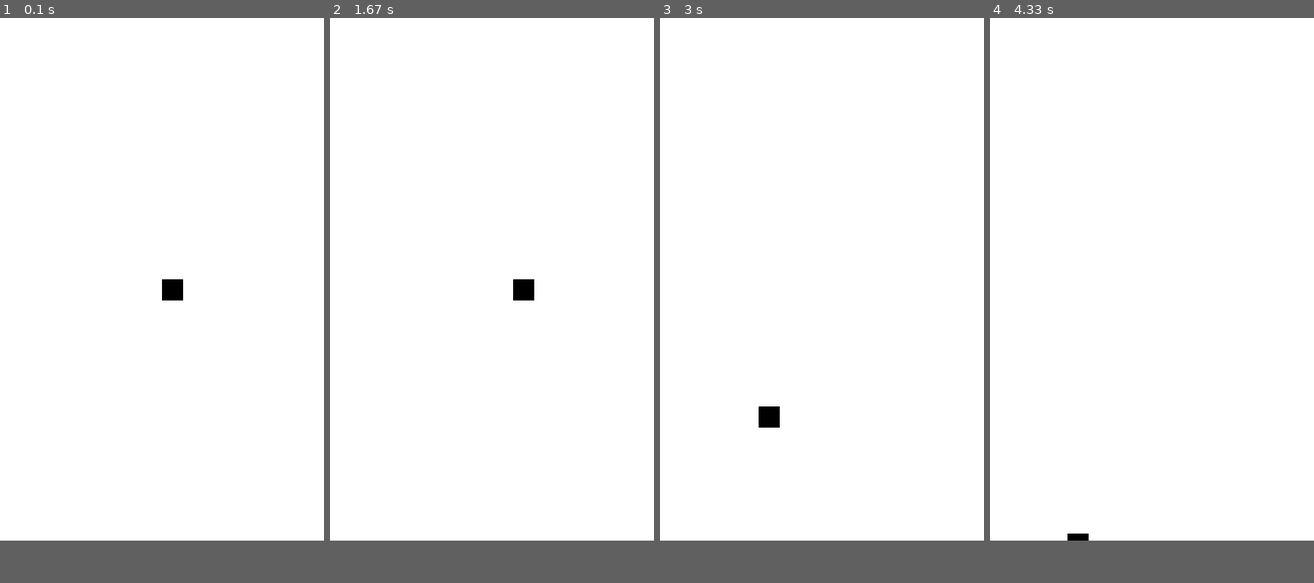
Above: before the commit, frames 1-4 (left to right).
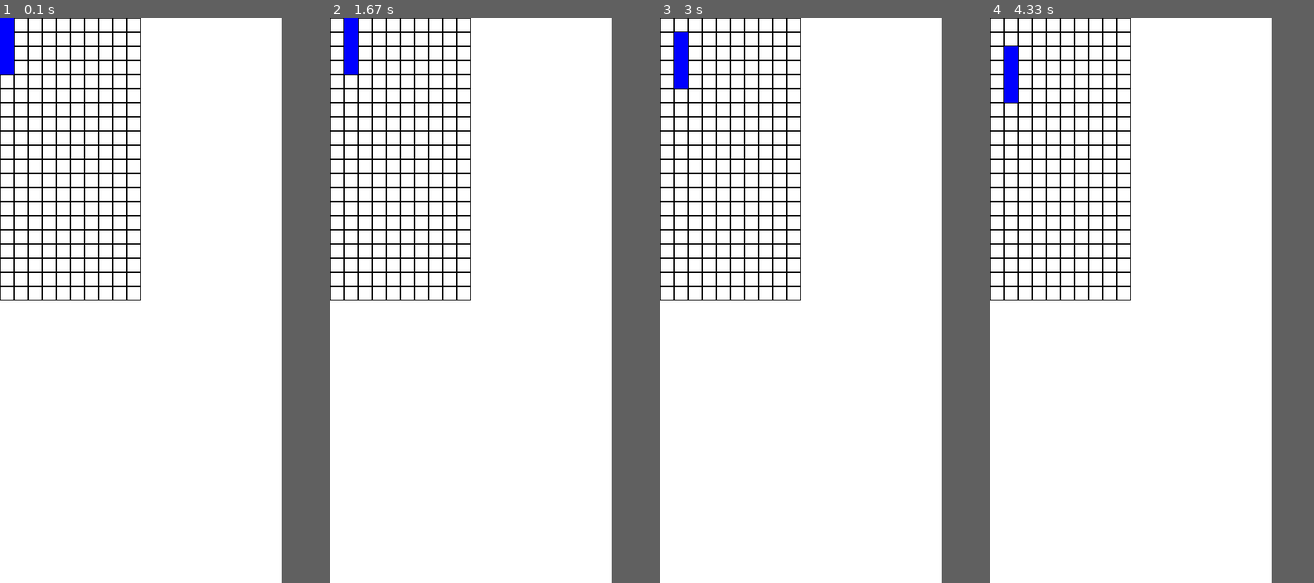
Above: after the commit, the same moments.

Repository: hoowlr13/Pygame
Game: pygame game, started from Tetris/main.py
The game is run twice, just before and just after one commit, with the same random seed, the same clock (stepped at 60 frames per second) and the same inputs.
Inputs:
- Up to frame 1 (0.1 s): no input
- Up to frame 2 (1.67 s): hold Right 0.33-0.8 s; hold Right 0.83-1.3 s; hold Left from 1.33 s (still down)
- Up to frame 3 (3 s): release Left at 1.87 s; hold Down 1.9-2.2 s; hold Left 2.23-2.63 s; hold Right from 2.67 s (still down)
- Up to frame 4 (4.33 s): release Right at 3.3 s; hold Down 3.33-3.7 s; hold Left 3.73-4.2 s; hold Right from 4.23 s (still down)
In our replay, the window is 460x740 before the commit and 400x800 after it. These sizes can differ from the game's own. Grey fills any space a smaller window leaves; there, only what the larger window draws over its background counts as a difference.

The runs differ from the first frame. In frame 1, 4.7% of the frame differs, in the area x 0-57%, y 0-50%; in frame 2, 4.7%; in frame 3, 4.7%; in frame 4, 4.6%.

Commit message:
25_05_17 1주일차
해결해야될 가장 큰문제는
블럭이랑 보드상태가 나누어져있는데 한번에 관리하기
이동할때마다 boardstate를 바꾸는것이 아닌 이동할때 boardstate = not fill이면 이동할수있도록 변경하기 이동할수없다면? fill로 boardstate변경

Diff:
--- a/Tetris/main.py
+++ b/Tetris/main.py
@@ -1,45 +1,140 @@
-# 1일차 목표: 블럭 생성후 화살표로 이동
-# 2일차 목표: 테트리스 틀, 격자 생성 + 키 한번에 한칸씩 이동하게 설정하기
-import pygame
-import os
+import pygame as pg
+from pygame.locals import *
+import os, time, random
 
-xPos = 900
-yPos = 70
-os.environ['SDL_VIDEO_WINDOW_POS'] = f"{xPos},{yPos}"
+# 테트리스는 가로 10 세로 40의 크기로 구성됨
+# 한 칸의 크기는 가로 20 세로 20으로 구성됨
+# 화면의 크기는 200, 800으로 구성
+#
+class App:
+    def __init__(self): # 여기에 사용할 변수, 함수등 다넣어놓고 사용
+        self._running = True
+        self._display_surf = None
+        self.size = self.weight, self.height = 400, 800
+        self.board_x, self.board_y = 10, 20
+        self.EMPTY_board = 0
+        self.FILL_board = 1
+        self.board_state = [[self.EMPTY_board for _ in range(self.board_x)] for _ in range(self.board_y)] # 보드에있는 x, y를 격자 그리드로 설정하고
+        self.bweight, self.bheight = (20, 20)
 
-pygame.init() # 초기화
-screen = pygame.display.set_mode((460, 740))
-clock = pygame.time.Clock()
-running = True
+        self.curren_piece = True # 나중에 블럭의 모양으로 변경경
+        self.block_check = False
+        # 보드의 상태를 나타내는 그리드 완성 후 키보드로 이동하며 블록이 격자안에 채워지면 상태 바꾸기
 
-# Settings
-defRect = (100, 100, 100, 100)
-player_pos = pygame.Vector2(screen.get_width() / 2, screen.get_height() / 2)
-gravity = 0.8
+        self.move = self.moveX, self.moveY = (0, 0)
+        self.curren_piece = self.board_state[0][0]
 
-while running:
-
-    for event in pygame.event.get():
-        if event.type == pygame.QUIT:
-            running = False
+        xPos = 900
+        yPos = 50
+        os.environ['SDL_VIDEO_WINDOW_POS'] = f"{xPos},{yPos}"
 
 
-    screen.fill("white")
-    pygame.draw.rect(screen, "black", (player_pos.x, player_pos.y, 30, 30))
-    keys = pygame.key.get_pressed()
-    if keys[pygame.K_UP] and not player_pos.y < 10:
-        player_pos.y -= 30
-    if keys[pygame.K_DOWN] and not player_pos.y > 720:
-        player_pos.y += 30
-    if keys[pygame.K_LEFT] and not player_pos.x < 10:
-        player_pos.x -= 30
-    if keys[pygame.K_RIGHT] and not player_pos.x > 430:
-        player_pos.x += 30
-    if keys[pygame.K_r]:
-        pygame.init()
-        print("Sdf")
 
-    pygame.display.flip() # 화면업데이트트
-    clock.tick(20)  # limits FPS to 60
+    def on_init(self): #
+        pg.init() # 초기화
+        self._display_surf = pg.display.set_mode(self.size, pg.HWSURFACE | pg.DOUBLEBUF, vsync=1)
+        self._running = True
 
-pygame.quit()
+
+
+    def on_event(self, event):
+        if event.type == pg.QUIT:
+            self._running = False
+
+
+        keys = pg.key.get_pressed()
+        if event.type == pg.KEYDOWN: # 연속으로 입력되는 문제 o
+            if keys[pg.K_LEFT] and self.moveX > 0:
+
+                self.board_state[1][2] = self.FILL_board
+                self.moveX -= 20
+                print(f"{self.moveX} {self.moveY}")
+            elif keys[pg.K_RIGHT] and self.moveX < 180:
+                self.moveX += 20
+
+            elif keys[pg.K_DOWN]:
+                self.moveY += 20
+                print(self.board_state[(self.moveY//20)-2][(self.moveX//20)-2])
+            self.board_state[(self.moveY//20)-1][(self.moveX//20)-1] = self.FILL_board
+
+
+
+
+# key값을 return받아서 on_block에서 블럭을 이동
+# 리턴을 어떻게 받아야할까
+
+
+    def on_board(self, width = int, height = int): # 테트리스 보드 그리기
+        self.bsize = self.bweight, self.bheight
+
+        for i in range(10):
+            for j in range(20):
+                newRect = pg.Rect(i*self.bweight, j*self.bheight, self.bweight, self.bheight)
+                pg.draw.rect(self._display_surf, "black", newRect, 1) # 그다음부터가
+
+
+    def on_block(self, event, bweight, bheight): # 테트리스 이동시키는 함수
+        self.current_type_rect = None # 현재 출력할 블록저장
+        block_type = ["I", "O"]
+
+        """"Z": 3,
+            "S": 4,
+            "J": 5,
+            "L": 6,
+            "T": 7"""
+
+
+        if not self.block_check:
+            select = random.choice(block_type)
+            self.block_check = True
+            self.current_type = select
+
+
+        if self.current_type == "I":
+            self.current_type_rect = pg.Rect(self.moveX, self.moveY, bweight, bheight*4)
+        elif self.current_type == "O":
+            self.current_type_rect = pg.Rect(self.moveX, self.moveY, bweight*2, bheight*2)
+
+        if self.current_type_rect: # draw
+            pg.draw.rect(self._display_surf, "blue", self.current_type_rect)
+            self.curren_piece = self.current_type
+
+        # 이 height가 0이될때까지 아래로 이동
+        # if not self.curren_piece:
+
+
+    def on_loop(self):
+        pass
+
+    def on_render(self):
+        if (self.moveY//20) > 20:
+            self.moveY += 20
+        pg.display.flip()
+
+    def on_cleanup(self):
+        pg.quit()
+
+    def on_execute(self):
+        if self.on_init() == False:
+            self._running = False
+
+        while (self._running):
+            self._display_surf.fill("white")
+
+            for event in pg.event.get():
+                self.on_event(event)
+
+            self.on_board()
+
+            self.on_block(event, self.bweight, self.bheight)
+            self.curren_piece = True
+
+            self.on_loop()
+            self.on_render()
+        self.on_cleanup()
+
+
+
+if __name__ == "__main__":
+    theApp = App()
+    theApp.on_execute()
